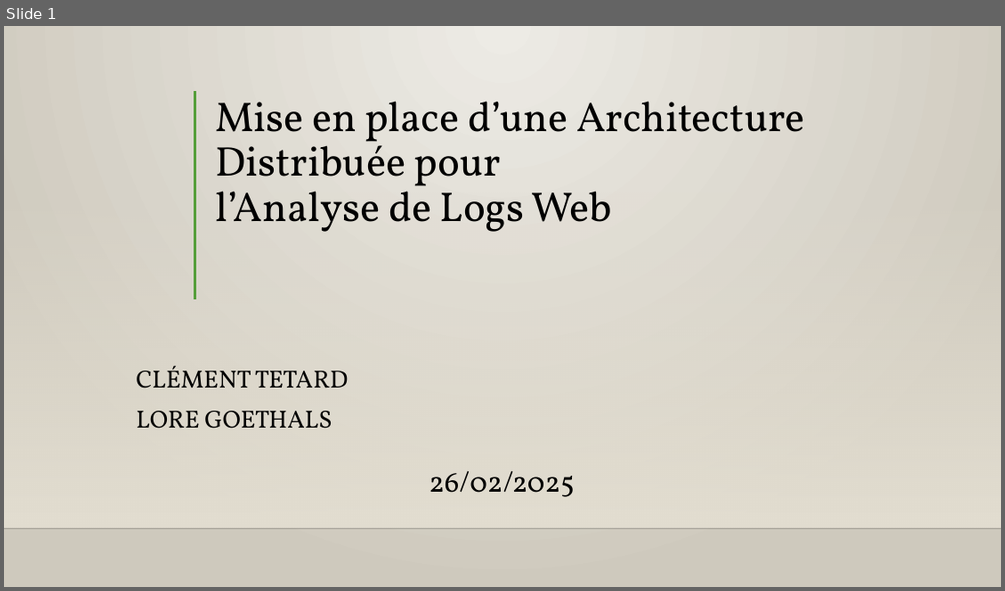
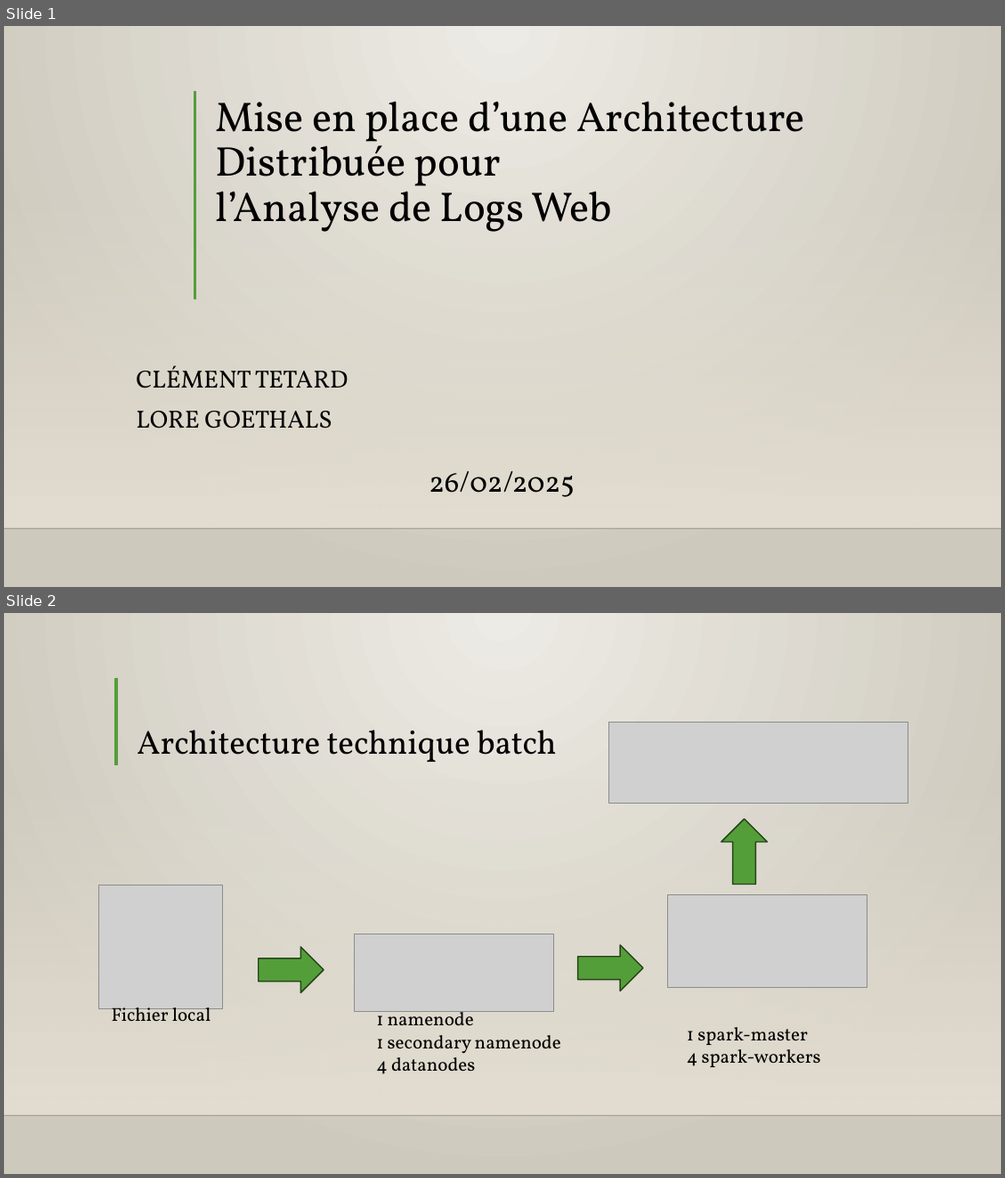
Before and after one commit to Lore9820/projet_architecture_distribue, a slide deck: presentation_projet_clement_lore.pptx. Shown one above the other, each under a label of ours: slide 1 before the commit, slides 1 and 2 after it. The pictures are 1005x591 and 1005x1178 pixels, drawn with LibreOffice and Linux fonts; fonts in the diff are those of the drawing; grey boxes stand for pictures; background and template pictures are left out. Boxes give left, top, right and bottom in pixels: in the first picture for what was removed or moved away, otherwise in the second. Text is boxed around its words. In the diff, an @@ line names an element or a change of style, - is before the commit and + after.

```diff
--- a/presentation_projet_clement_lore.pptx
+++ b/presentation_projet_clement_lore.pptx
@@ slide 2 added at (4,613,1001,1174), background gradient #EEECE6 to #CEC9BE; not listed: 2 template elements that a slide beside it also shows @@
@@ line added from (116, 678) to (116, 765), #549E39 3 pt @@
@@ title added at (137,730,556,762), 32 pt, text #000000 @@
+Architecture technique batch
@@ picture added at (609,722,908,803) @@
@@ right arrow added at (721,819,767,884), fill #549E39, outline #254519 1.25 pt @@
@@ picture added at (99,884,223,1008) @@
@@ picture added at (667,895,867,987) @@
@@ right arrow added at (259,947,324,992), fill #549E39, outline #254519 1.25 pt @@
@@ picture added at (354,934,554,1013) @@
@@ right arrow added at (577,945,643,990), fill #549E39, outline #254519 1.25 pt @@
@@ text added at (112,1007,211,1021), 18 pt, text #000000 @@
+Fichier local
@@ text added at (376,1011,561,1074), 18 pt, text #000000 @@
+1 namenode
+1 secondary namenode
+4 datanodes
@@ text added at (687,1027,821,1067), 18 pt, text #000000 @@
+1 spark-master
+4 spark-workers
```
Also in this commit, not shown: 3 slides changed, 3 other slides added, 2 slides removed.
